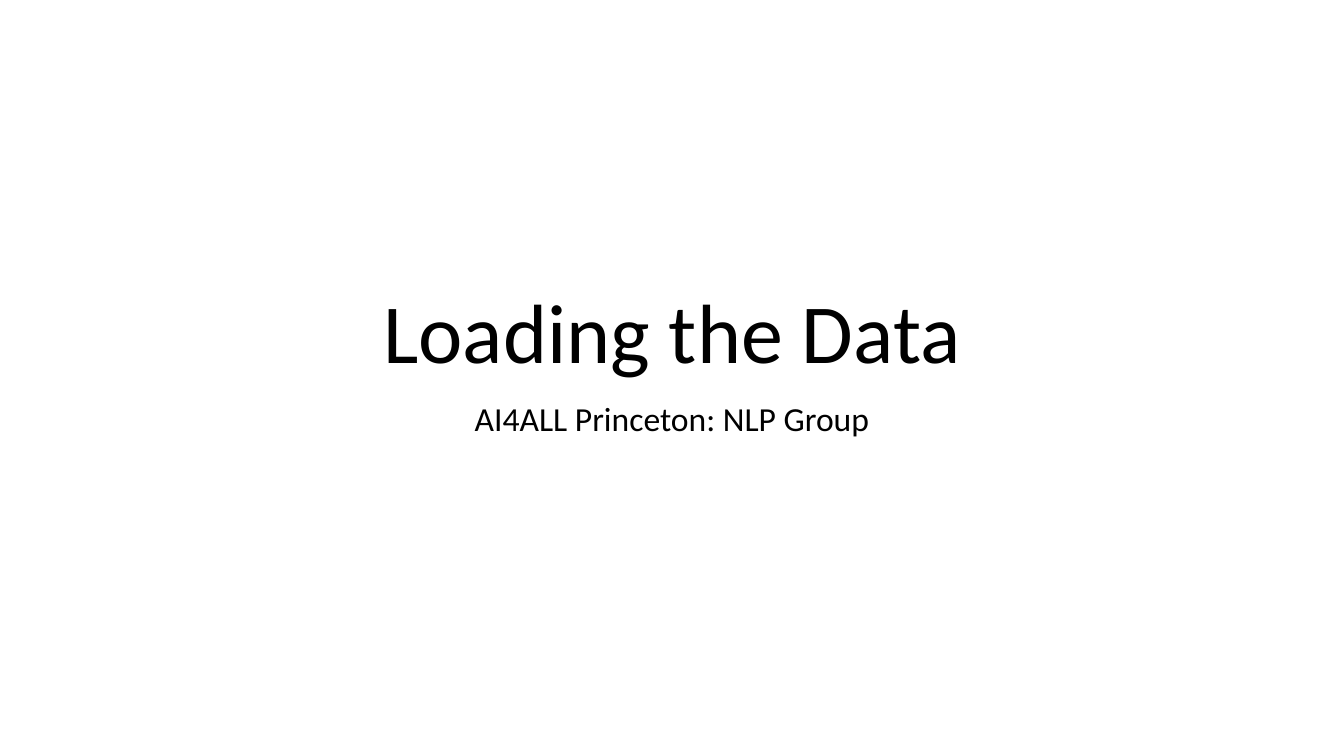
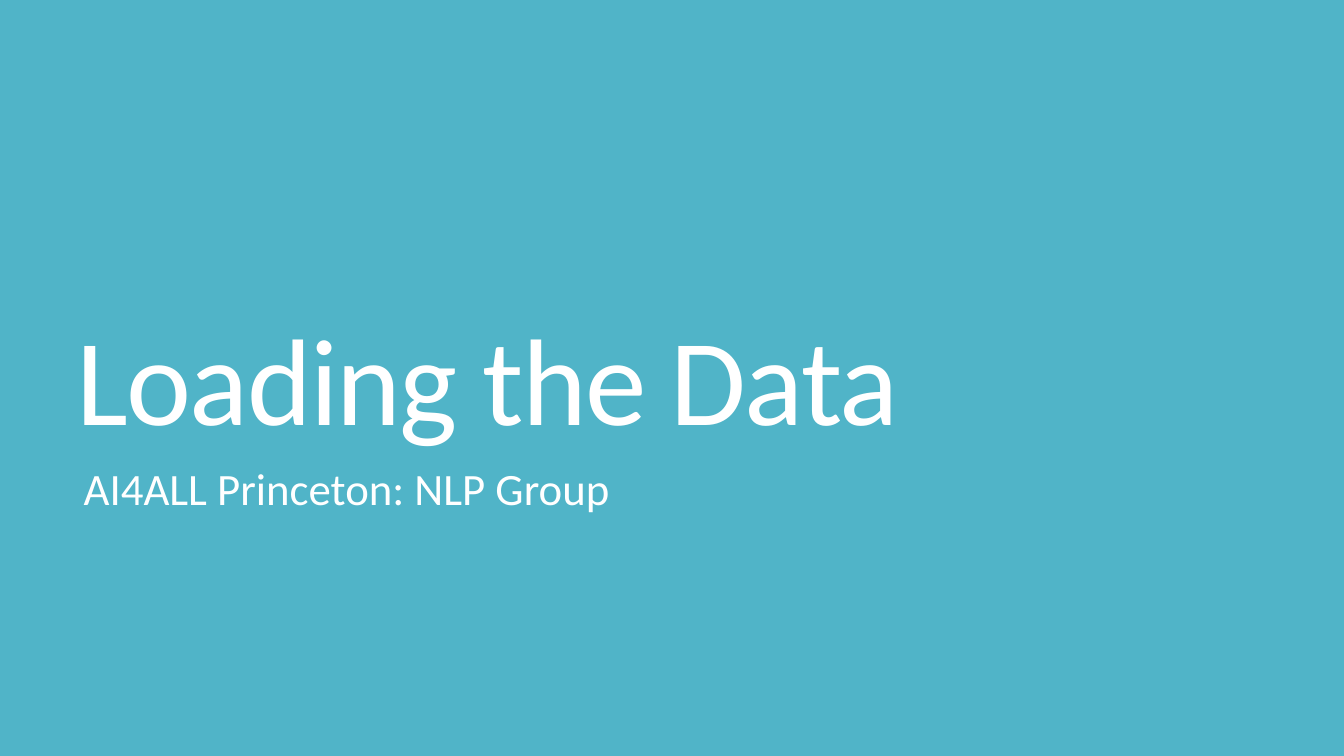
Before and after one commit to cchen23/AI4ALL_NLP, a slide deck: slide 7 of Slides/Day2_LoadingTheData.pptx. Drawn at 1344x756 pixels with LibreOffice and Linux fonts; fonts in the diff are those of the drawing. Boxes give left, top, right and bottom in pixels: in the first picture for what was removed or moved away, otherwise in the second. Text is boxed around its words. In the diff, an @@ line names an element or a change of style, - is before the commit and + after.

```diff
--- a/Slides/Day2_LoadingTheData.pptx
+++ b/Slides/Day2_LoadingTheData.pptx
@@ background #FFFFFF to #50B4C8 @@
@@ title "Loading the Data" moved from (x1=383, y1=304, x2=961, y2=378) to (x1=77, y1=339, x2=898, y2=446) @@
@@ title "Loading the Data" at (x1=77, y1=339, x2=898, y2=446): size 60 to 88 pt, text colour #000000 to #FFFFFF, letter spacing 0 to -1.2 pt; alignment centre to left; line spacing 0.9 to 0.8 @@
@@ subtitle "AI4ALL Princeton: NLP Group" moved from (x1=475, y1=408, x2=869, y2=437) to (x1=84, y1=474, x2=609, y2=512) @@
@@ subtitle "AI4ALL Princeton: NLP Group" at (x1=84, y1=474, x2=609, y2=512): size 24 to 32 pt, text colour #000000 to #FFFFFF; alignment centre to left; line spacing 0.9 to 0.85; more space between paragraphs @@
```
Also in this commit, not shown: 12 other slides changed, 17 other files.
